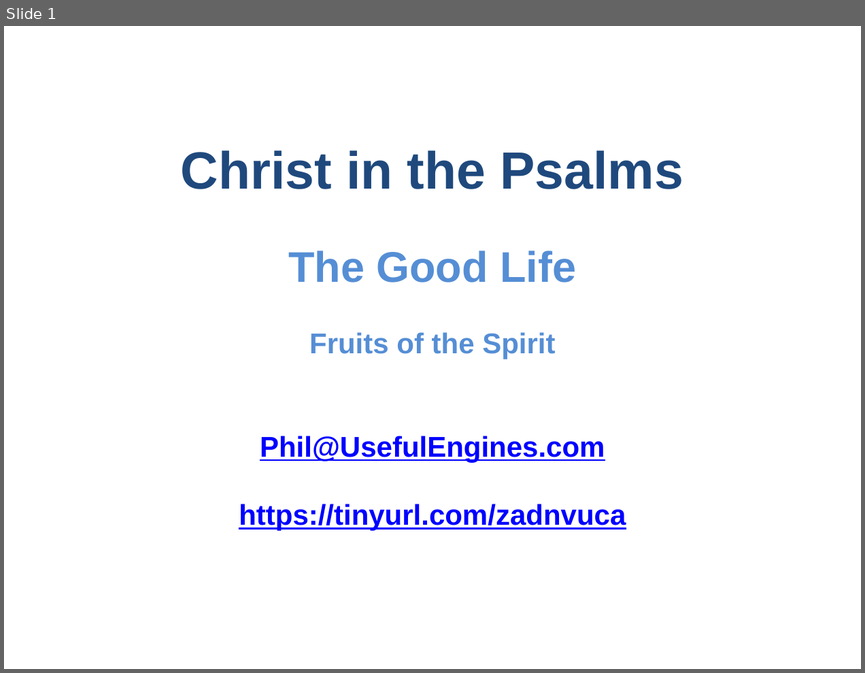
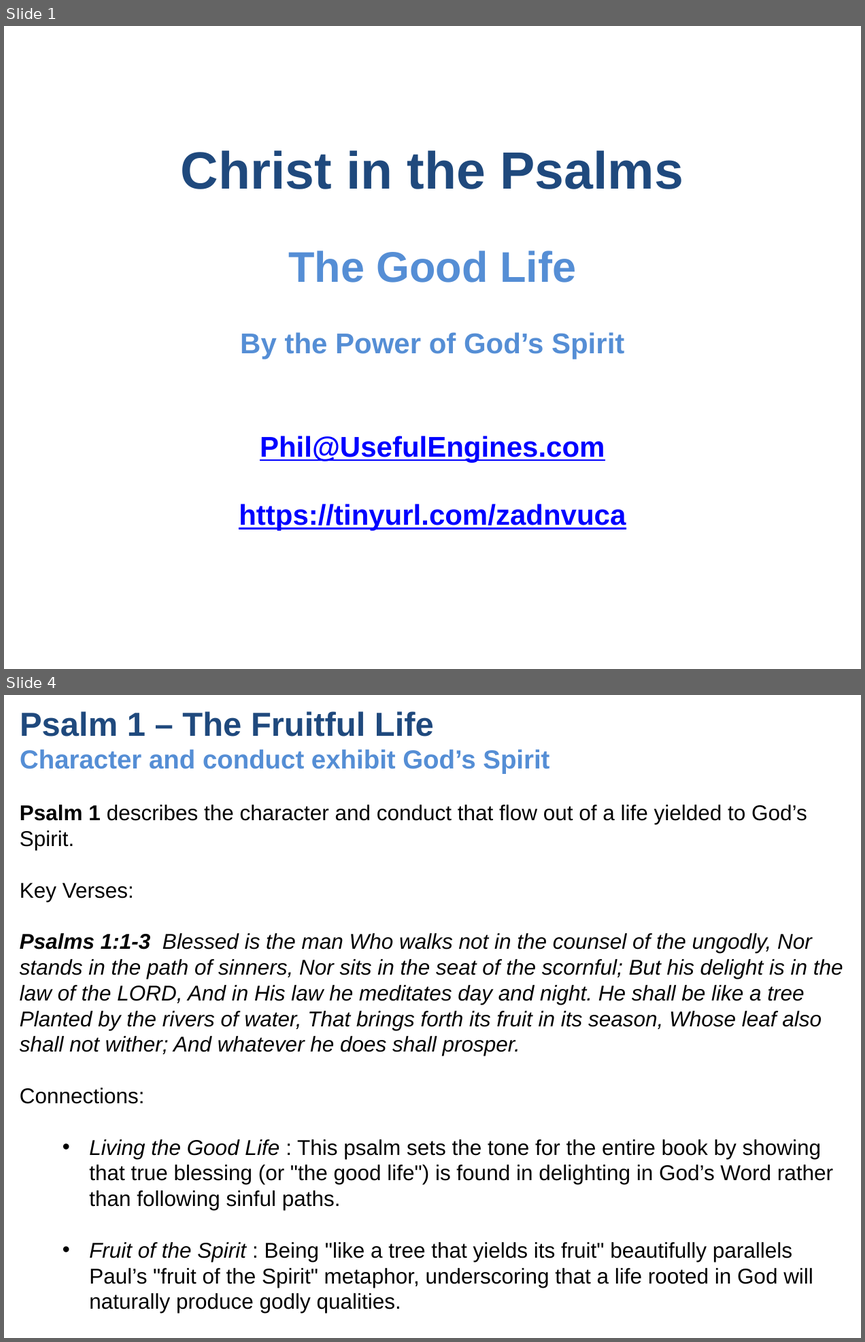
Before and after one commit to UsefulEngines/EvangelismPublic, a slide deck: 2024-Q4/2024-12-29/2024-12-29-Psalms.pptx. Shown one above the other, each under a label of ours: slide 1 before the commit, slides 1 and 4 after it; the slides between them are not shown. The pictures are 865x673 and 865x1342 pixels, drawn with LibreOffice and Linux fonts; fonts in the diff are those of the drawing. Boxes give left, top, right and bottom in pixels: in the first picture for what was removed or moved away, otherwise in the second. Text is boxed around its words. In the diff, an @@ line names an element or a change of style, - is before the commit and + after.

```diff
--- a/2024-Q4/2024-12-29/2024-12-29-Psalms.pptx
+++ b/2024-Q4/2024-12-29/2024-12-29-Psalms.pptx
@@ slide 4 added at [4, 695, 861, 1338], background #FFFFFF @@
@@ title added at [20, 711, 549, 774], 22 pt, text #558ED5, bold @@
+Psalm 1 – The Fruitful Life
+Character and conduct exhibit God’s Spirit
@@ text added at [20, 804, 843, 1312], 18 pt, text #000000 @@
+Psalm 1 describes the character and conduct that flow out of a life yielded to God’s Spirit.
+Key Verses:
+Psalms 1:1-3 Blessed is the man Who walks not in the counsel of the ungodly, Nor stands in the path of sinners, Nor sits in the seat of the scornful; But his delight is in the law of the LORD, And in His law he meditates day and night. He shall be like a tree Planted by the rivers of water, That brings forth its fruit in its season, Whose leaf also shall not wither; And whatever he does shall prosper.
+Connections:
+  • Living the Good Life : This psalm sets the tone for the entire book by showing that true blessing (or "the good life") is found in delighting in God’s Word rather than following sinful paths.
+  • Fruit of the Spirit : Being "like a tree that yields its fruit" beautifully parallels Paul’s "fruit of the Spirit" metaphor, underscoring that a life rooted in God will naturally produce godly qualities.
@@ slide 1 changed as well @@
@@ text at [240, 332, 624, 359]: text changed @@
-Fruits of the Spirit
+By the Power of God’s Spirit
```
Also in this commit, not shown: 2 other slides changed, 5 other slides added, 8 slides removed, 1 other file.
